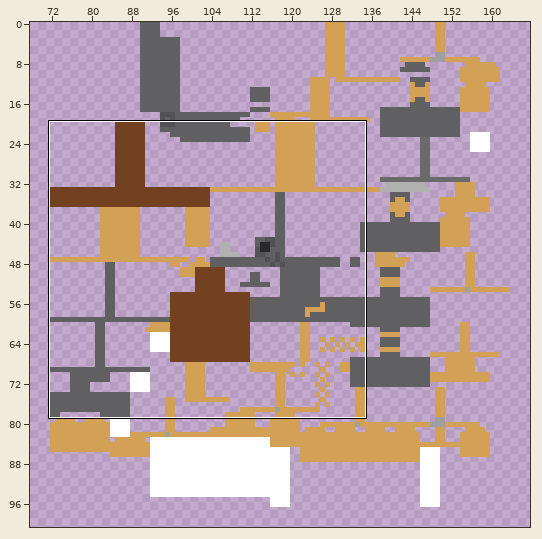
Sprite sheet: src/main/resources/assets/cgs/textures/guns/revolver/revolver.png. The first picture is a wide view before the edit; the outline marks the close-up.
Close-up. The starting point:
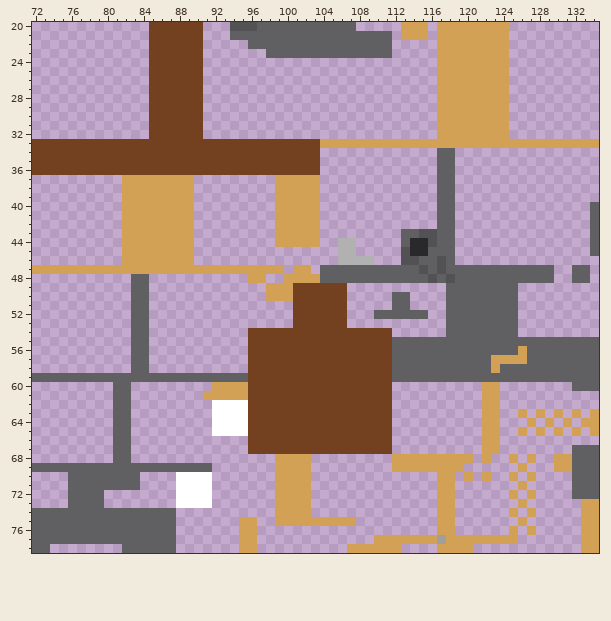
The file is 128x128 pixels. Colours within 5 levels of each other are drawn and written as one. Shown: x 72..134, y 20..78. The old version is drawn lined up with the new one, on the new canvas. The wide view leaves out empty margins.
And afterwards:
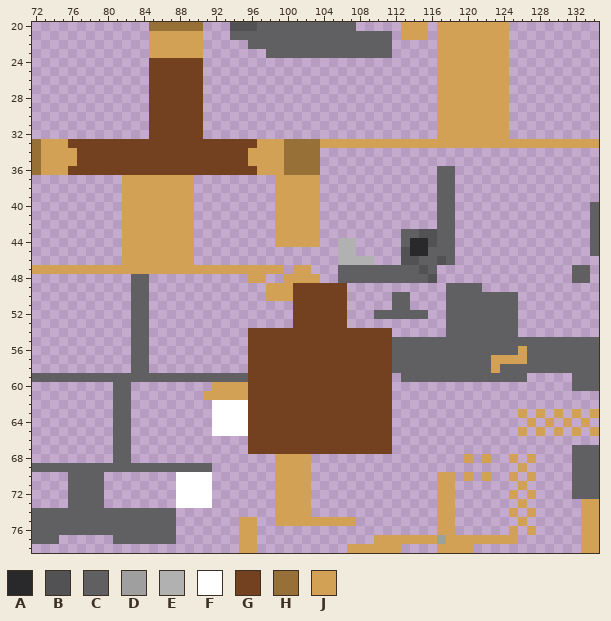
Palette (. is transparent): A #29292b  B #525255  C #606063  D #9f9f9f  E #b1b1b1  F #ffffff  G #734120  H #967036  J #d3a155
Changes in this commit:
canvas 128x128 -> 512x512, the old top-left corner now at 72,0
Changed rows in their new state; - is an unchanged pixel.
first column x 85:
20 HHHHHH
21 JJJJJJ
22 JJJJJJ
23 JJJJJJ
first column x 72:
33 HJJJ---------------------JJJHHHH---------------
34 HJJJJ-------------------JJJJHHHH-------------..
35 HJJJJ-------------------JJJJHHHH-------------..
36 HJJJ---------------------JJJHHHH---------------
first column x 104:
47 ..-----------.............
48 ..-----------.............
49 ------------------....----
first column x 80:
59 --------------------------------.--------------.....---
60 ------------------------------------------..-----------
61 ------------------------------------------..-----------
62 ------------------------------------------..-----------
63 ------------------------------------------..-----------
64 ------------------------------------------..----------.
65 ------------------------------------------..-----------
66 ------------------------------------------..-----------
67 ------------------------------------------..-----------
68 --------------------------------........----------..---
69 --------------------------------........----------..---
70 ....---------------------------------------------------
71 ....---------------------------------------------------
first column x 72:
77 ---......-------
78 ..--------......
